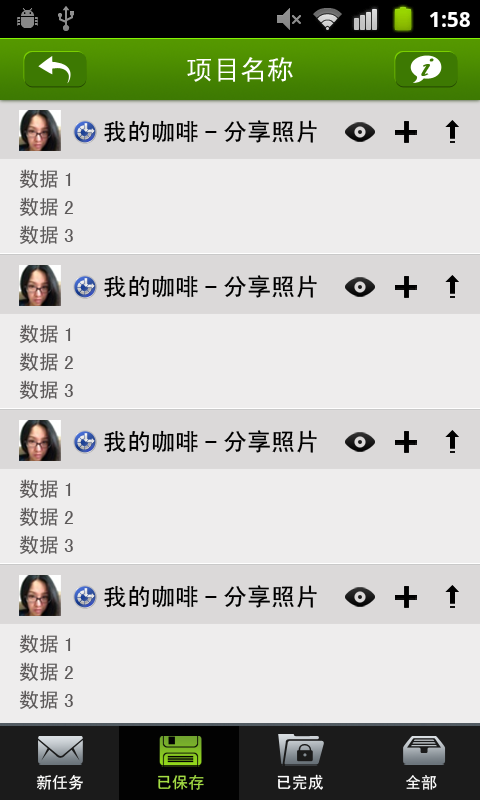
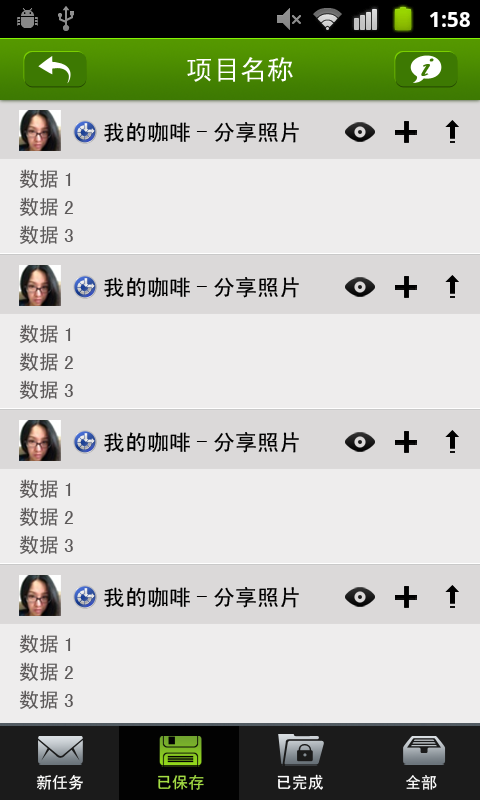
Two versions of the same layered image (480×800). Layer-by-layer changes:
renamed "我的咖啡-分享照片 副本 3" to "我的咖啡-分享照片", painted on it over [104, 585, 317, 608]
renamed "我的咖啡-分享照片 副本 2" to "我的咖啡-分享照片", painted on it over [104, 430, 317, 453]
renamed "我的咖啡-分享照片 副本" to "我的咖啡-分享照片", painted on it over [104, 275, 317, 298]
painted on "我的咖啡-分享照片" (4th of 4) over [104, 120, 317, 143]
